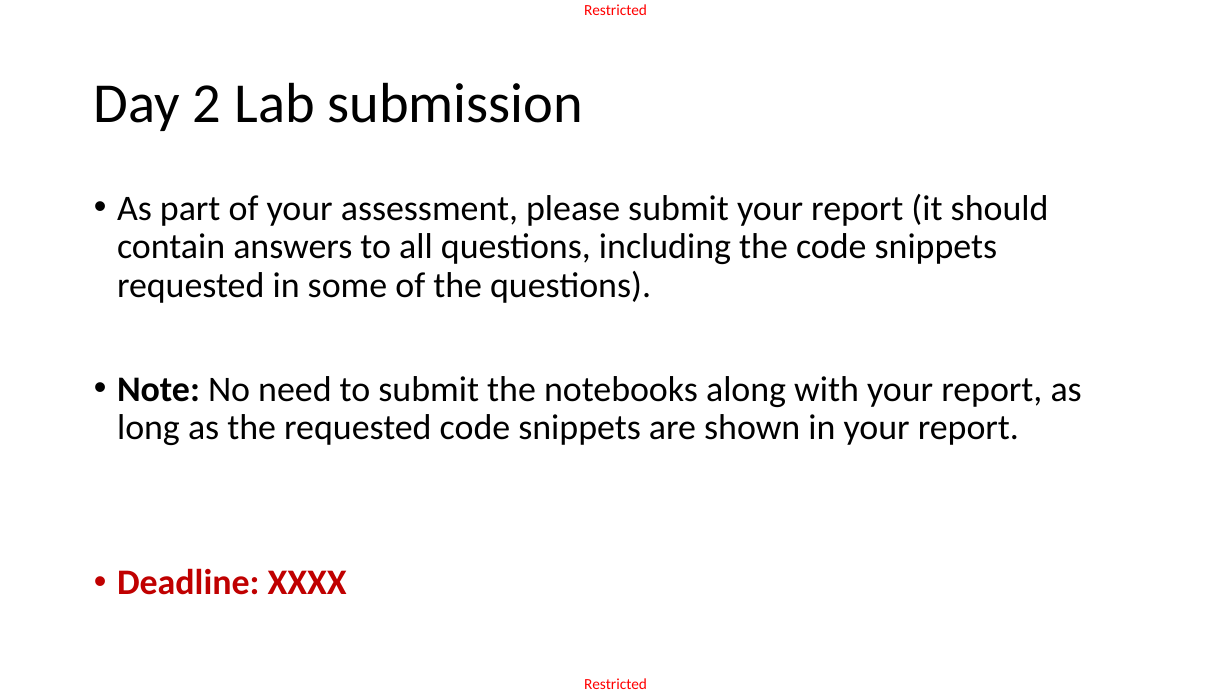
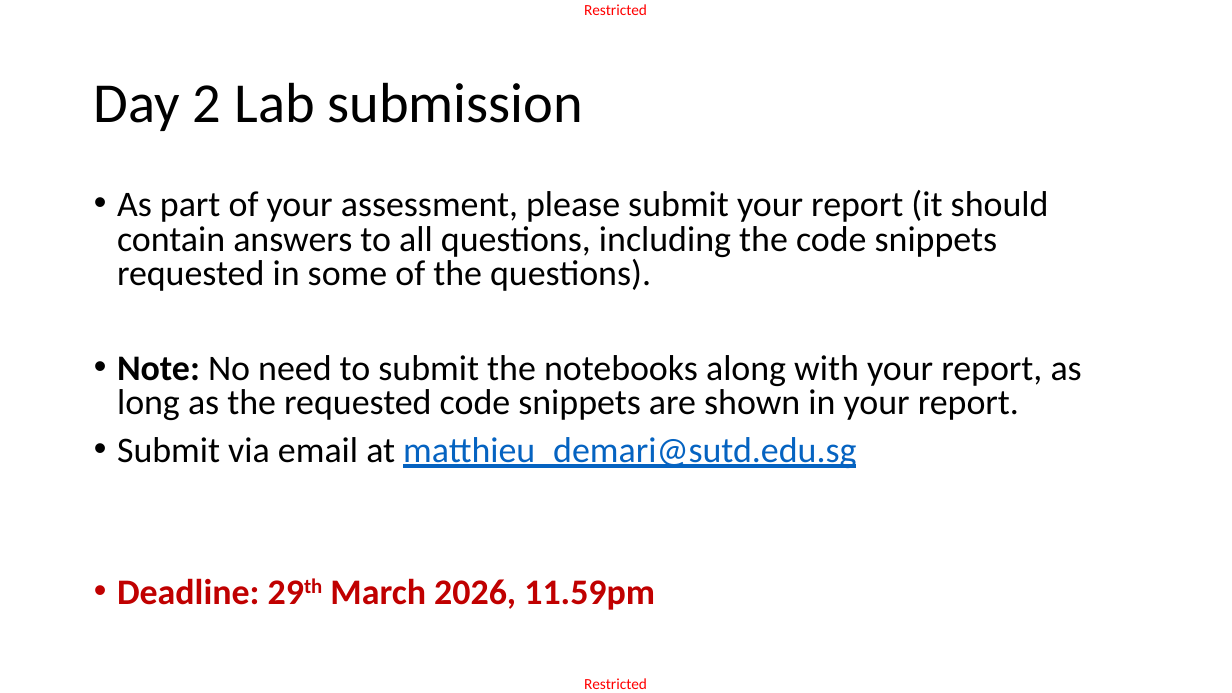
Before and after one commit to matthieudemari/SUTD_ACAD_DL-CV, a slide deck: slide 2 of Day 2 Part 4/D2P4.pptx. Drawn at 1232x693 pixels with LibreOffice and Linux fonts; fonts in the diff are those of the drawing. Boxes give left, top, right and bottom in pixels: in the first picture for what was removed or moved away, otherwise in the second. Text is boxed around its words. In the diff, an @@ line names an element or a change of style, - is before the commit and + after.

```diff
--- a/Day 2 Part 4/D2P4.pptx
+++ b/Day 2 Part 4/D2P4.pptx
@@ text at bbox=[117, 190, 1082, 420]: line spacing 0.9 to 0.8 @@
@@ text at bbox=[117, 437, 856, 610]: text changed; bold off @@
-• Deadline: XXXX
+• Submit via email at matthieu_demari@sutd.edu.sg
+• Deadline: 29th March 2026, 11.59pm
```
Also in this commit, not shown: 10 other files.
